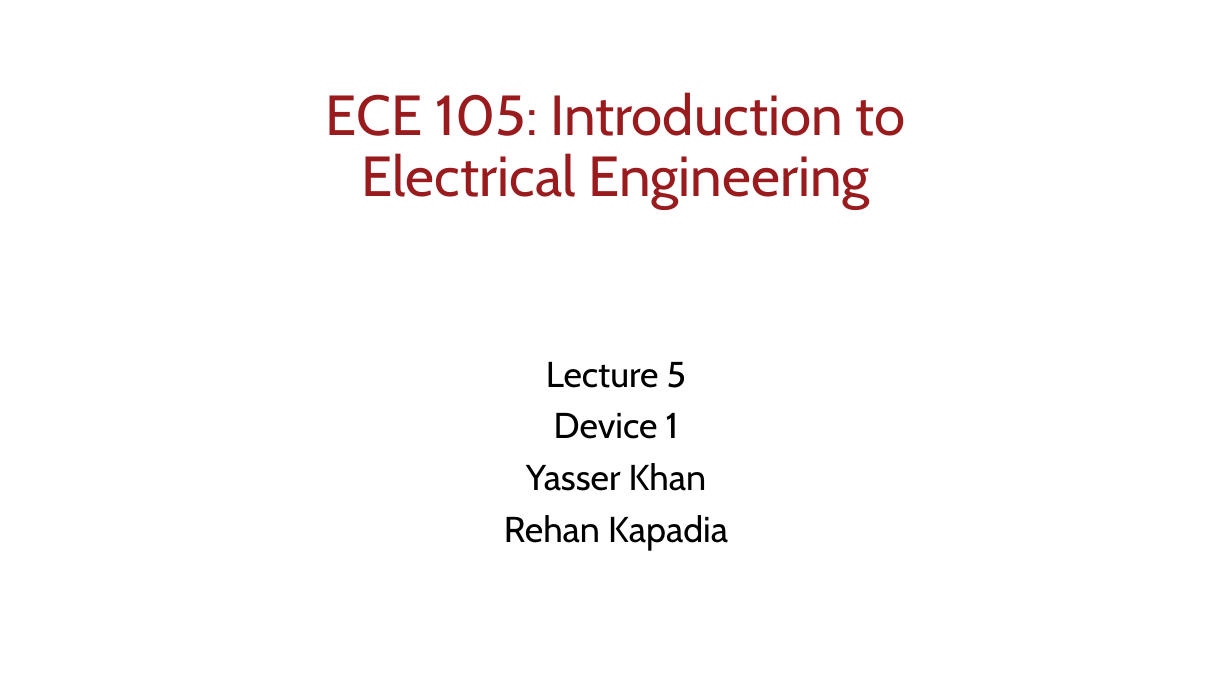
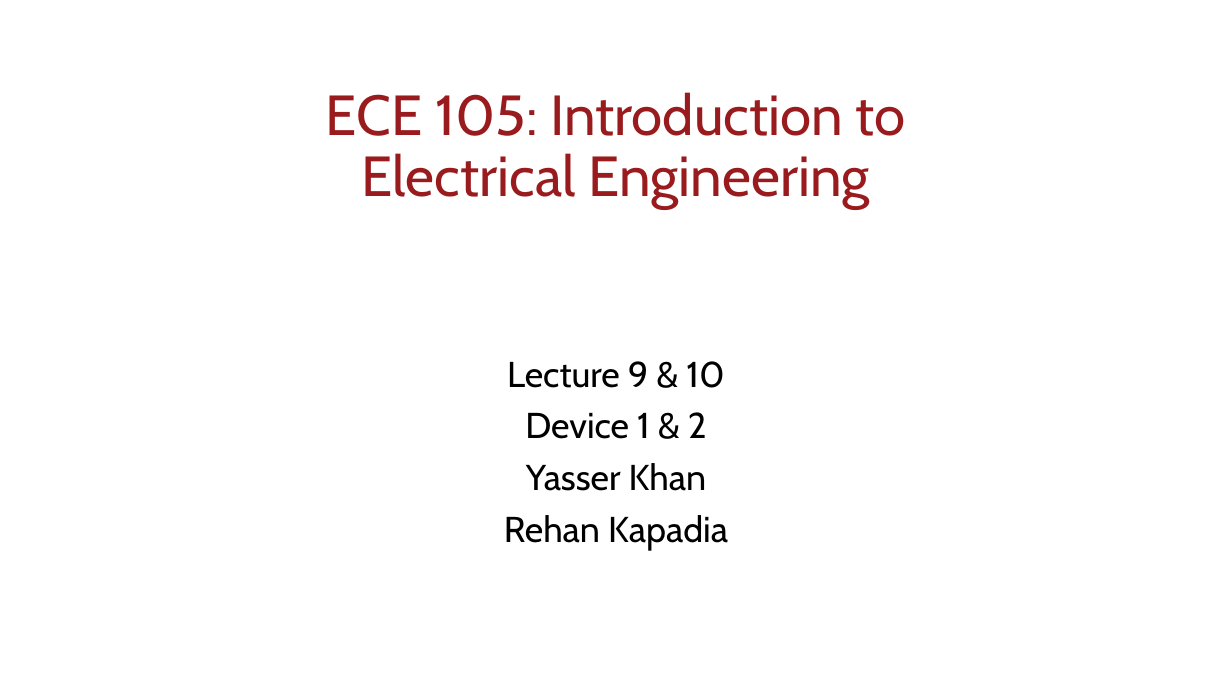
Before and after one commit to uscee105/ee105, a slide deck: slide 1 of assets/module-2-device/mod-2-lecture-9-devices-1.pptx. Drawn at 1232x693 pixels with LibreOffice and Linux fonts; fonts in the diff are those of the drawing; background and template pictures are left out. Boxes give left, top, right and bottom in pixels: in the first picture for what was removed or moved away, otherwise in the second. Text is boxed around its words. In the diff, an @@ line names an element or a change of style, - is before the commit and + after.

Commit message:
device update

```diff
--- a/assets/module-2-device/mod-2-lecture-9-devices-1.pptx
+++ b/assets/module-2-device/mod-2-lecture-9-devices-1.pptx
@@ subtitle at [507,361,724,439]: text changed @@
-Lecture 5
-Device 1
+Lecture 9 & 10
+Device 1 & 2
```
Also in this commit, not shown: 12 other slides changed, 8 slides added, 26 other files.
